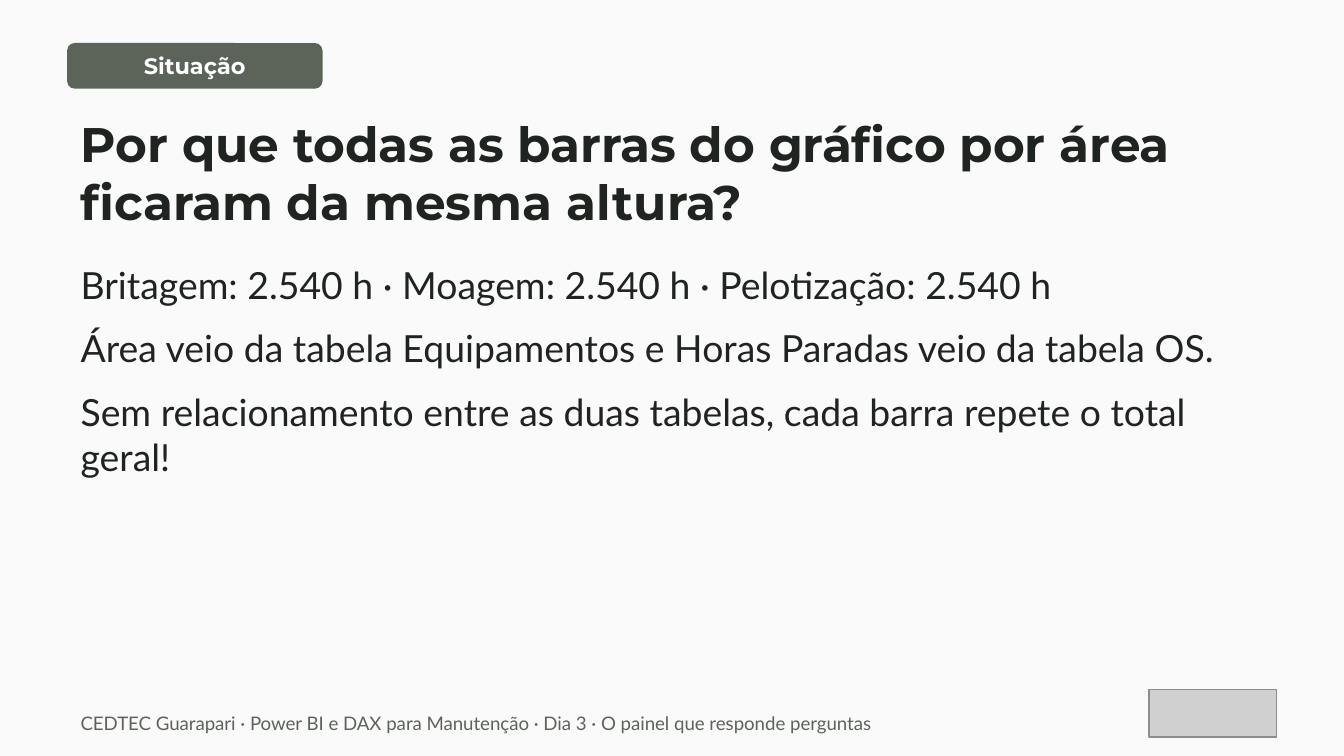
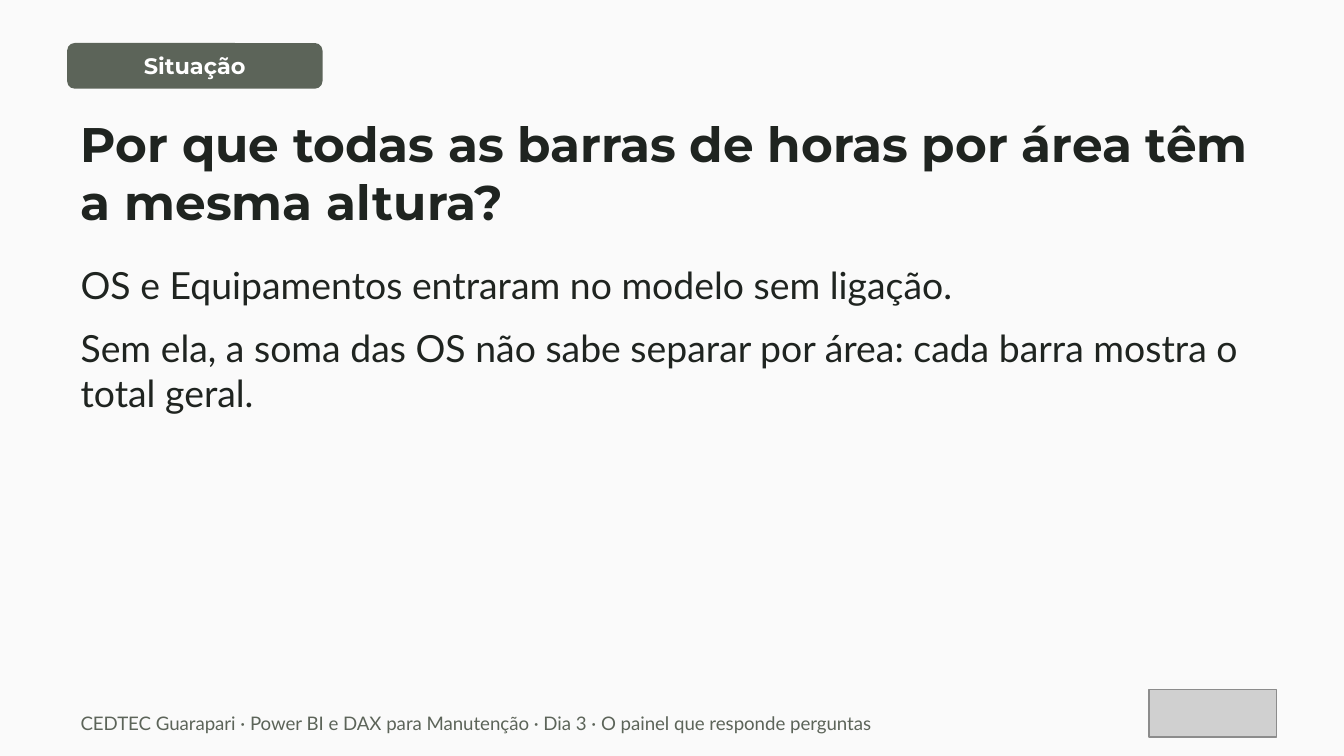
Before and after one commit to IsraelMdc/Curso_PowerBI_Dax, a slide deck: slide 5 of Aulas/Power BI e DAX para Manutenção — Dia 3 · O painel que responde perguntas.pptx. Drawn at 1344x756 pixels with LibreOffice and Linux fonts; fonts in the diff are those of the drawing; grey boxes stand for pictures. Boxes give left, top, right and bottom in pixels: in the first picture for what was removed or moved away, otherwise in the second. Text is boxed around its words. In the diff, an @@ line names an element or a change of style, - is before the commit and + after.

```diff
--- a/Aulas/Power BI e DAX para Manutenção — Dia 3 · O painel que responde perguntas.pptx
+++ b/Aulas/Power BI e DAX para Manutenção — Dia 3 · O painel que responde perguntas.pptx
@@ text at box(81, 125, 1248, 221): text changed @@
-Por que todas as barras do gráfico por área ficaram da mesma altura?
+Por que todas as barras de horas por área têm a mesma altura?
@@ text at box(81, 271, 1237, 414): text changed @@
-Britagem: 2.540 h · Moagem: 2.540 h · Pelotização: 2.540 h
-Área veio da tabela Equipamentos e Horas Paradas veio da tabela OS.
-Sem relacionamento entre as duas tabelas, cada barra repete o total geral!
+OS e Equipamentos entraram no modelo sem ligação.
+Sem ela, a soma das OS não sabe separar por área: cada barra mostra o total geral.
```
Also in this commit, not shown: 24 other slides changed, 1 slide added, 10 slides removed, 4 other files.
